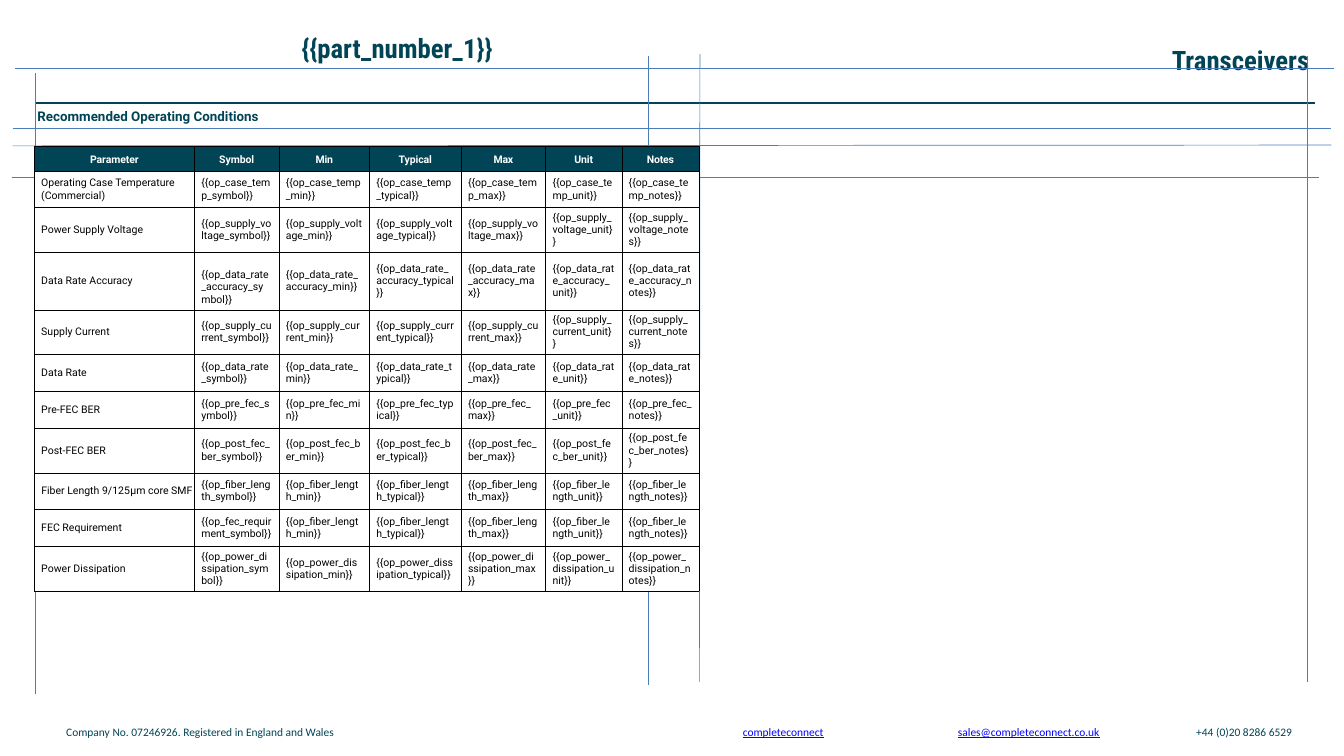
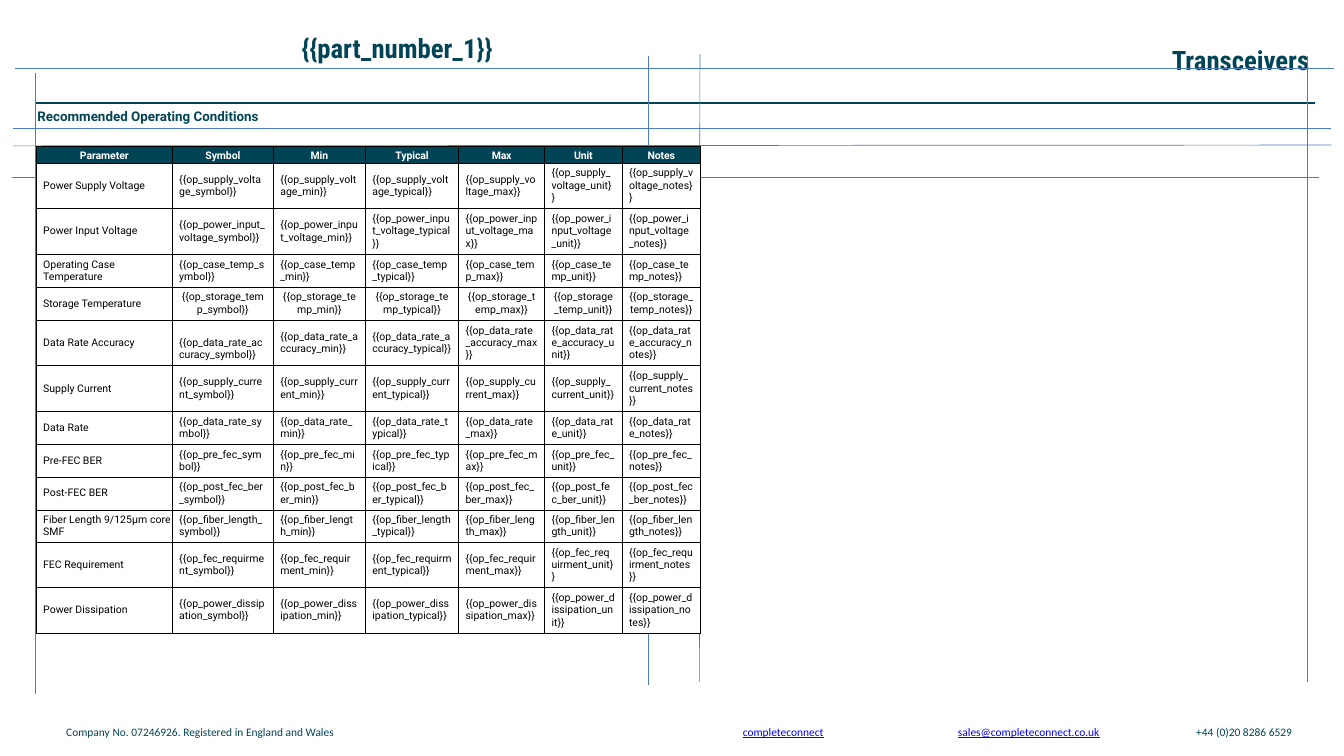
Before and after one commit to Sofiavenizelos/pptx-filler, a slide deck: slide 4 of template.pptx. Drawn at 1344x756 pixels with LibreOffice and Linux fonts; fonts in the diff are those of the drawing; background and template pictures are left out. Boxes give left, top, right and bottom in pixels: in the first picture for what was removed or moved away, otherwise in the second. Text is boxed around its words. In the diff, an @@ line names an element or a change of style, - is before the commit and + after.

```diff
--- a/template.pptx
+++ b/template.pptx
@@ table at [36,146,701,634] @@
-row 2: Operating Case Temperature (Commercial) | {{op_case_temp_symbol}} | {{op_case_temp_min}} | {{op_case_temp_typical}} | {{op_case_temp_max}} | {{op_case_temp_unit}} | {{op_case_temp_notes}}
+row 3: Power Input Voltage | {{op_power_input_voltage_symbol}} | {{op_power_input_voltage_min}} | {{op_power_input_voltage_typical}} | {{op_power_input_voltage_max}} | {{op_power_input_voltage_unit}} | {{op_power_input_voltage_notes}}
+row 4: Operating Case Temperature | {{op_case_temp_symbol}} | {{op_case_temp_min}} | {{op_case_temp_typical}} | {{op_case_temp_max}} | {{op_case_temp_unit}} | {{op_case_temp_notes}}
+row 5: Storage Temperature | {{op_storage_temp_symbol}} | {{op_storage_temp_min}} | {{op_storage_temp_typical}} | {{op_storage_temp_max}} | {{op_storage_temp_unit}} | {{op_storage_temp_notes}}
-row 10: FEC Requirement | {{op_fec_requirment_symbol}} | {{op_fiber_length_min}} | {{op_fiber_length_typical}} | {{op_fiber_length_max}} | {{op_fiber_length_unit}} | {{op_fiber_length_notes}}
+row 12: FEC Requirement | {{op_fec_requirment_symbol}} | {{op_fec_requirment_min}} | {{op_fec_requirment_typical}} | {{op_fec_requirment_max}} | {{op_fec_requirment_unit}} | {{op_fec_requirment_notes}}
```
Also in this commit, not shown: 5 other slides changed.
